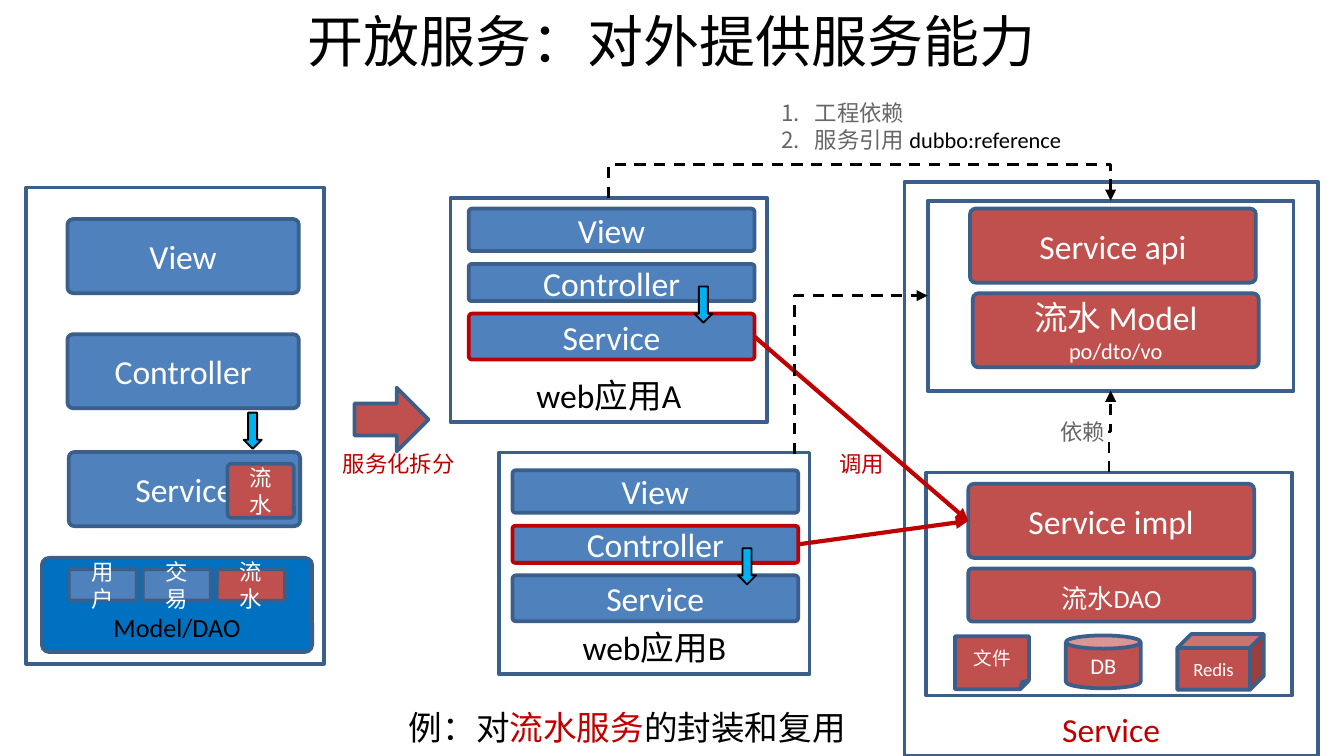
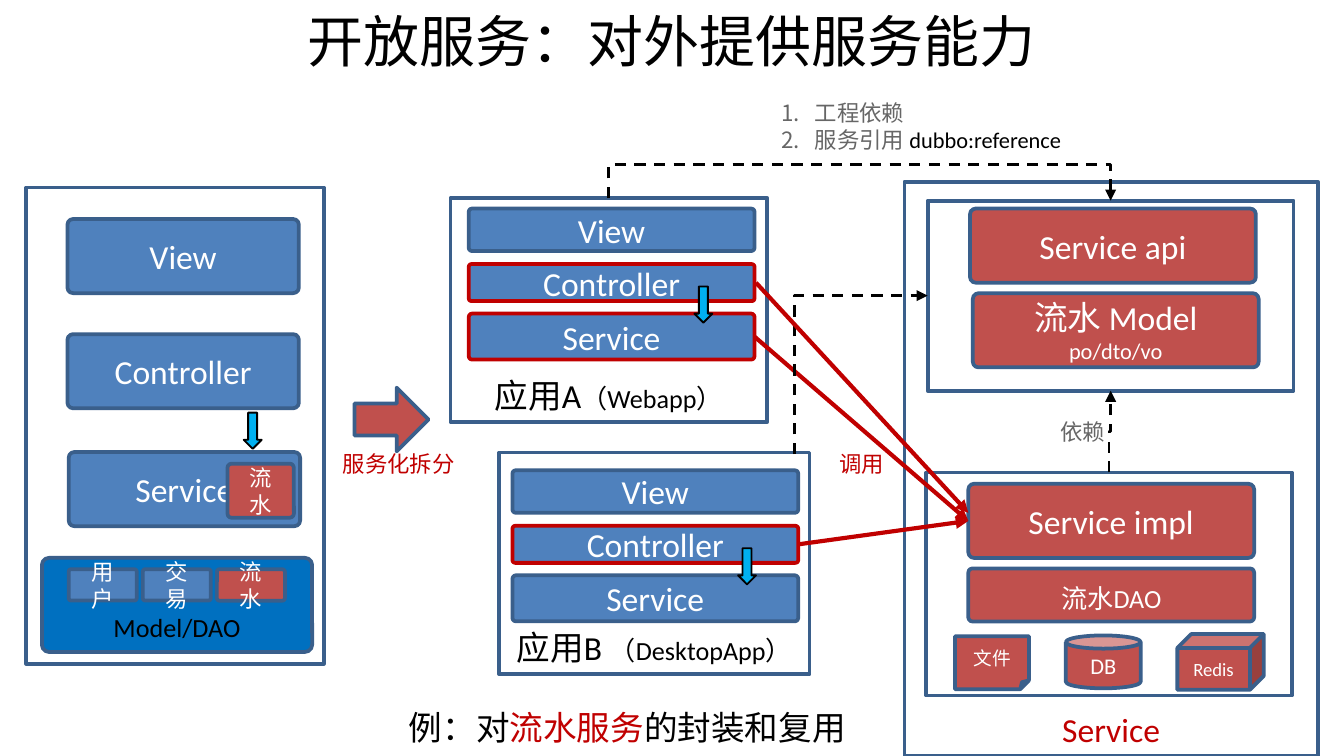
Before and after one commit to shiyunlai/tistools, a slide deck: slide 5 of TIStools.pptx (slide 4 before the commit). Drawn at 1344x756 pixels with LibreOffice and Linux fonts; fonts in the diff are those of the drawing. Boxes give left, top, right and bottom in pixels: in the first picture for what was removed or moved away, otherwise in the second. Text is boxed around its words. In the diff, an @@ line names an element or a change of style, - is before the commit and + after.

```diff
--- a/TIStools.pptx
+++ b/TIStools.pptx
@@ rounded rectangle "Controller" at (469,265,755,302): outline #3A5F8C 2 pt to #C00000 2 pt @@
@@ arrow added from (757, 282) to (968, 513), #C00000 2.25 pt @@
@@ text in rectangle at (495,379,723,413): text changed; size 18 to 14 pt @@
-web应用A
+应用A（Webapp）
@@ text in rectangle at (517,631,792,665): text changed; size 18 to 14 pt @@
-web应用B
+应用B （DesktopApp）
```
Also in this commit, not shown: 8 other slides changed, 3 slides added.
